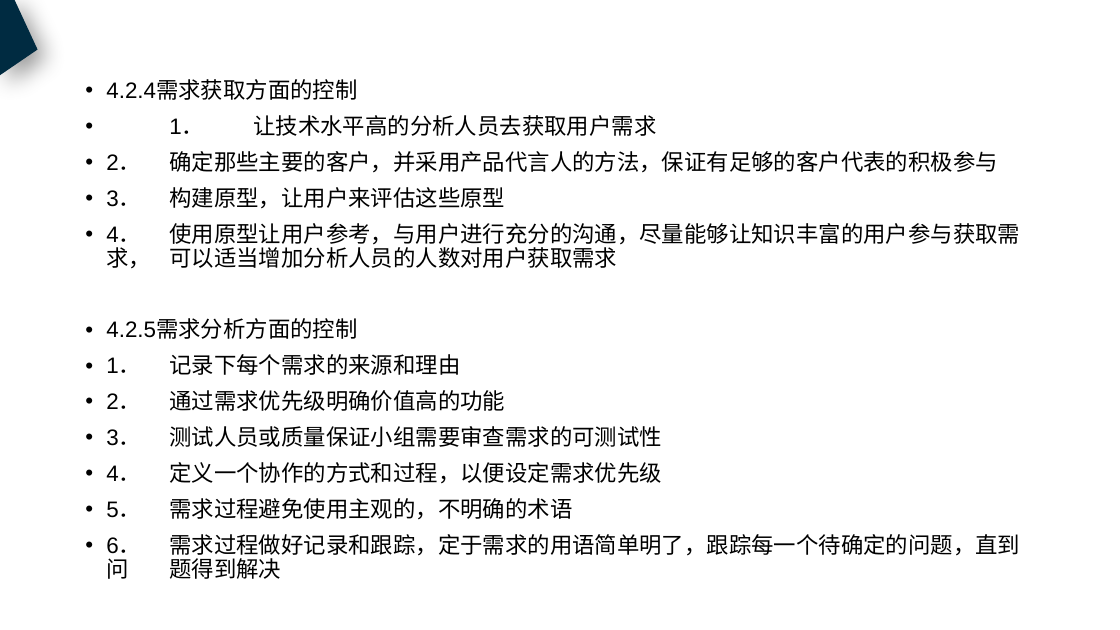
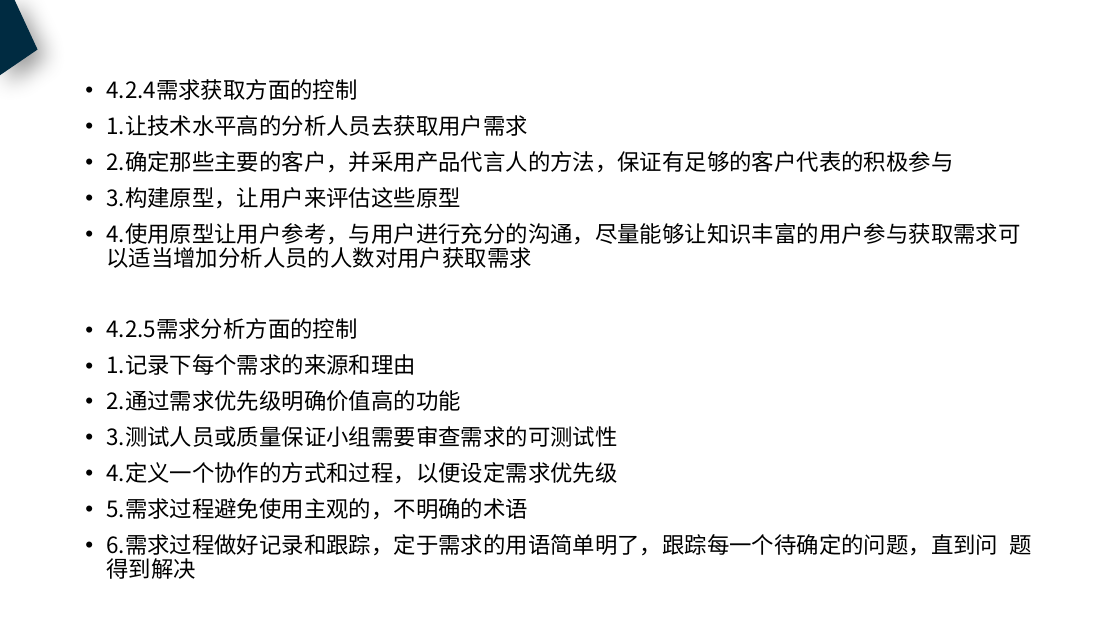
Before and after one commit to PRD2018-G18/PRD2018, a slide deck: slide 23 of 非受控文档/过程文档/项目开发计划.pptx (slide 19 before the commit). Drawn at 1120x630 pixels with LibreOffice and Linux fonts; fonts in the diff are those of the drawing. Boxes give left, top, right and bottom in pixels: in the first picture for what was removed or moved away, otherwise in the second. Text is boxed around its words. In the diff, an @@ line names an element or a change of style, - is before the commit and + after.

Commit message:
需求工程计划及项目开发计划PPT（新）

```diff
--- a/非受控文档/过程文档/项目开发计划.pptx
+++ b/非受控文档/过程文档/项目开发计划.pptx
@@ text at box(106, 79, 357, 339): font Arial to Noto Sans CJK SC in "4.2.4需求获取方面的控制", "4.2.5需求分析方面的控制" @@
@@ text at box(106, 115, 1020, 268): text changed; font Arial to Noto Sans CJK SC @@
-• 1． 让技术水平高的分析人员去获取用户需求
-• 2． 确定那些主要的客户，并采用产品代言人的方法，保证有足够的客户代表的积极参与
-• 3． 构建原型，让用户来评估这些原型
-• 4． 使用原型让用户参考，与用户进行充分的沟通，尽量能够让知识丰富的用户参与获取需求， 可以适当增加分析人员的人数对用户获取需求
+• 1.让技术水平高的分析人员去获取用户需求
+• 2.确定那些主要的客户，并采用产品代言人的方法，保证有足够的客户代表的积极参与
+• 3.构建原型，让用户来评估这些原型
+• 4.使用原型让用户参考，与用户进行充分的沟通，尽量能够让知识丰富的用户参与获取需求可以适当增加分析人员的人数对用户获取需求
@@ text at box(106, 354, 1031, 579): text changed; font Arial to Noto Sans CJK SC @@
-• 1． 记录下每个需求的来源和理由
-• 2． 通过需求优先级明确价值高的功能
-• 3． 测试人员或质量保证小组需要审查需求的可测试性
-• 4． 定义一个协作的方式和过程，以便设定需求优先级
-• 5． 需求过程避免使用主观的，不明确的术语
-• 6． 需求过程做好记录和跟踪，定于需求的用语简单明了，跟踪每一个待确定的问题，直到问 题得到解决
+• 1.记录下每个需求的来源和理由
+• 2.通过需求优先级明确价值高的功能
+• 3.测试人员或质量保证小组需要审查需求的可测试性
+• 4.定义一个协作的方式和过程，以便设定需求优先级
+• 5.需求过程避免使用主观的，不明确的术语
+• 6.需求过程做好记录和跟踪，定于需求的用语简单明了，跟踪每一个待确定的问题，直到问 题得到解决
```
Also in this commit, not shown: 25 other slides changed, 9 slides added, 1 slide removed, 1 other file.
